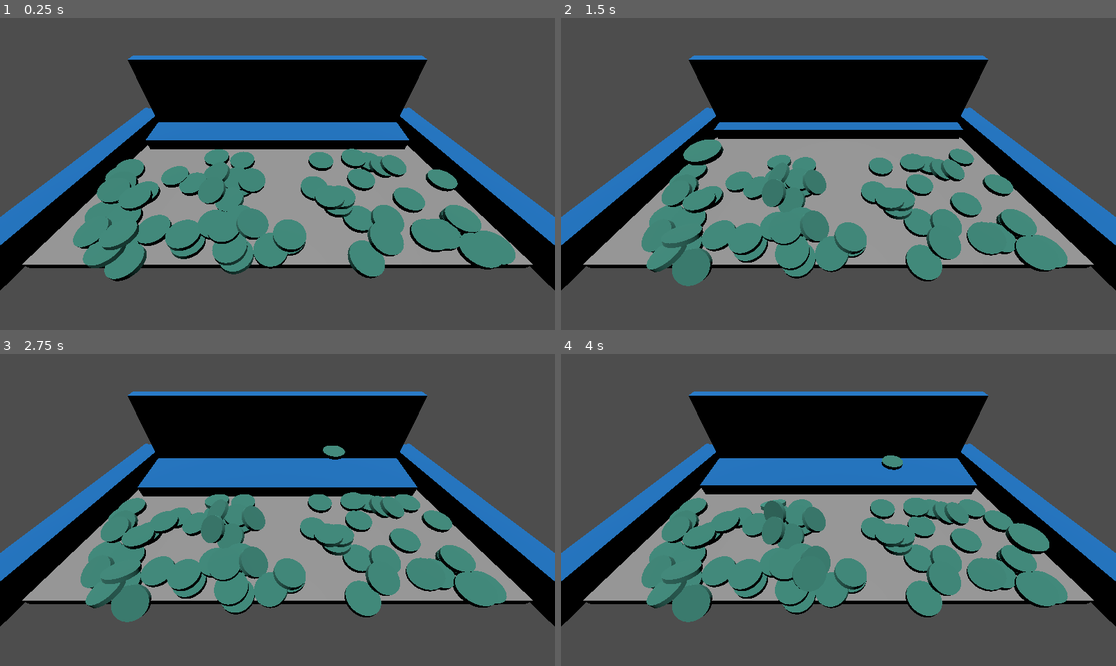
Above: before the commit, frames 1-4 (two rows, left to right).
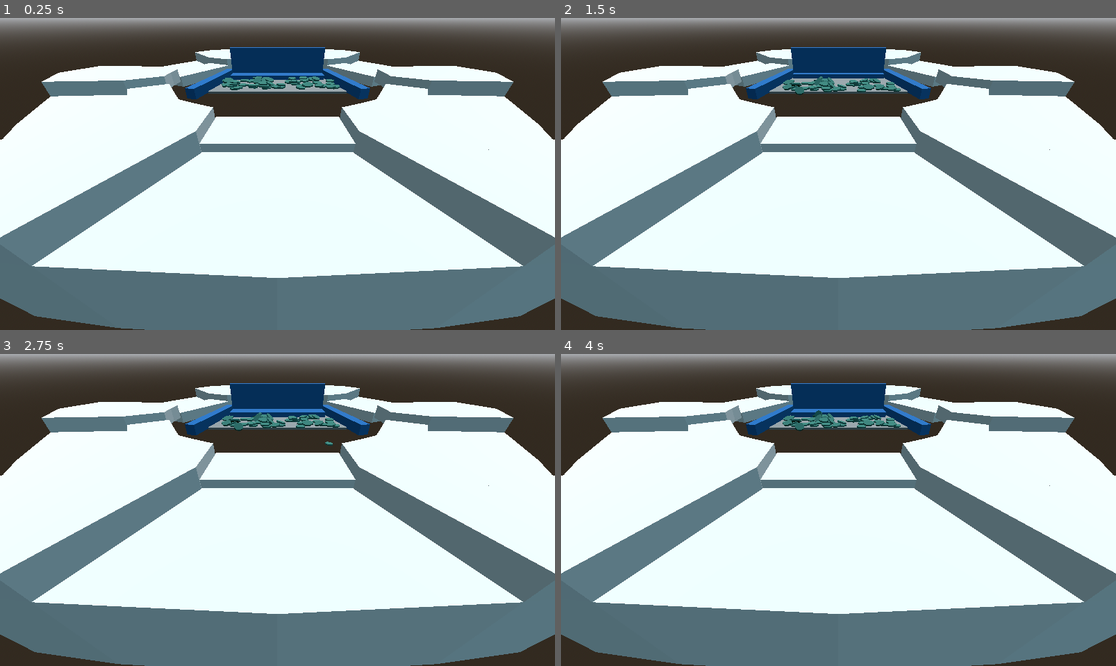
Above: after the commit, the same moments.

Repository: kennethbchen/Coin-Pusher-Game
Game: Godot game, scene res://Game.tscn
Same seed, same stepped clock (60 frames per second), same inputs: the game is played once before the commit and once after it.
Inputs (mouse positions are in pixels of both pictures, inside the frame that each line leads up to):
- Up to frame 1 (0.25 s): no input
- Up to frame 2 (1.5 s): move the mouse to (960, 158) at 0.52 s; press the mouse at (960, 158) at 0.53 s; move the mouse to (727, 189) at 1.27 s; release the mouse at (727, 189) at 1.28 s; click (727, 189) at 1.35 s
- Up to frame 3 (2.75 s): move the mouse to (333, 441) at 2.02 s; press the mouse at (333, 441) at 2.03 s
- Up to frame 4 (4 s): move the mouse to (810, 572) at 2.77 s; release the mouse at (810, 572) at 2.78 s; click (810, 572) at 2.85 s; move the mouse to (1005, 556) at 3.52 s; press the mouse at (1005, 556) at 3.53 s

The runs differ from the first frame. In frame 1, 96% of the frame differs, in the area x 0-100%, y 0-100%; in frame 2, 95%; in frame 3, 95%; in frame 4, 95%.

Commit message:
Added world environment and base coin pusher model

Diff:
--- /dev/null
+++ b/Environment.tres
@@ -0,0 +1,15 @@
+[gd_resource type="Environment" load_steps=3 format=3 uid="uid://xf43172ybnbv"]
+
+[sub_resource type="ProceduralSkyMaterial" id="ProceduralSkyMaterial_506xr"]
+sky_top_color = Color(0.313726, 0.568627, 0.658824, 1)
+
+[sub_resource type="Sky" id="Sky_y18dj"]
+sky_material = SubResource("ProceduralSkyMaterial_506xr")
+
+[resource]
+background_mode = 2
+background_color = Color(0.619608, 0.835294, 0.886275, 1)
+sky = SubResource("Sky_y18dj")
+ambient_light_source = 3
+reflected_light_source = 2
+adjustment_brightness = 0.63
--- a/Game.tscn
+++ b/Game.tscn
@@ -1,11 +1,17 @@
-[gd_scene load_steps=18 format=3 uid="uid://cw4metkrk77oe"]
+[gd_scene load_steps=21 format=3 uid="uid://cw4metkrk77oe"]
 
 [ext_resource type="PackedScene" uid="uid://dco6gh876g323" path="res://Scenes/Token.tscn" id="1_flwpa"]
 [ext_resource type="Script" path="res://Scripts/Game.gd" id="1_ppn4k"]
+[ext_resource type="Environment" uid="uid://xf43172ybnbv" path="res://Environment.tres" id="3_e7xe6"]
 [ext_resource type="Script" path="res://Scripts/BoxArea.gd" id="3_ly35t"]
 [ext_resource type="Script" path="res://Scripts/Pusher.gd" id="3_usv3y"]
 [ext_resource type="Material" uid="uid://hu2ca8426jj6" path="res://Materials/TestMat2.tres" id="4_blkp5"]
 [ext_resource type="PackedScene" uid="uid://b2uf3gdkkx4wt" path="res://Scenes/Bounding Wall.tscn" id="5_i7ahu"]
+[ext_resource type="PackedScene" uid="uid://c40s12674ymbj" path="res://Models/CoinPusher/CoinPusher.gltf" id="7_bk6p4"]
+
+[sub_resource type="CameraAttributesPractical" id="CameraAttributesPractical_nub80"]
+dof_blur_far_distance = 13.09
+dof_blur_amount = 0.02
 
 [sub_resource type="BoxShape3D" id="BoxShape3D_ss8l5"]
 size = Vector3(12.9449, 0.0645659, 4.13818)
@@ -41,6 +47,10 @@
 script = ExtResource("1_ppn4k")
 token_scene = ExtResource("1_flwpa")
 
+[node name="WorldEnvironment" type="WorldEnvironment" parent="."]
+environment = ExtResource("3_e7xe6")
+camera_attributes = SubResource("CameraAttributesPractical_nub80")
+
 [node name="SpawnArea" type="CollisionShape3D" parent="."]
 transform = Transform3D(1, 0, 0, 0, 1, 0, 0, 0, 1, 0, 0.799474, -0.871376)
 shape = SubResource("BoxShape3D_ss8l5")
@@ -50,10 +60,10 @@
 [node name="Env" type="Node" parent="."]
 
 [node name="Camera3D" type="Camera3D" parent="Env"]
-transform = Transform3D(-1, 2.96134e-08, -8.22544e-08, -3.9863e-08, 0.682917, 0.730496, 7.78054e-08, 0.730496, -0.682917, 0, 6.353, -5.121)
+transform = Transform3D(-1, 2.96134e-08, -8.22544e-08, -2.63918e-08, 0.794722, 0.606974, 8.33439e-08, 0.606974, -0.794722, -9.53674e-07, 6.42148, -26.0892)
 
 [node name="DirectionalLight3D" type="DirectionalLight3D" parent="Env"]
-transform = Transform3D(1, 0, 0, 0, 0.0991287, 0.995075, 0, -0.995075, 0.0991287, -0.00509369, 8.25412, 0.0035336)
+transform = Transform3D(0.599191, 0.796663, -0.079363, -0.481973, 0.438096, 0.758798, 0.639274, -0.416415, 0.646473, -0.00509369, 8.25412, 0.0035336)
 
 [node name="Table" type="Node3D" parent="."]
 
@@ -116,6 +126,8 @@
 
 [node name="Tokens" type="Node" parent="."]
 
+[node name="CoinPusher" parent="." instance=ExtResource("7_bk6p4")]
+
 [connection signal="body_entered" from="BottomHitbox" to="." method="_on_body_fell"]
 
 [editable path="Table/Wall 1"]
Binary file added: Models/CoinPusher/CoinPusher.bin
Not shown, added: Models/CoinPusher/CoinPusher.gltf
Not shown, added: Models/CoinPusher/CoinPusher.gltf.import
